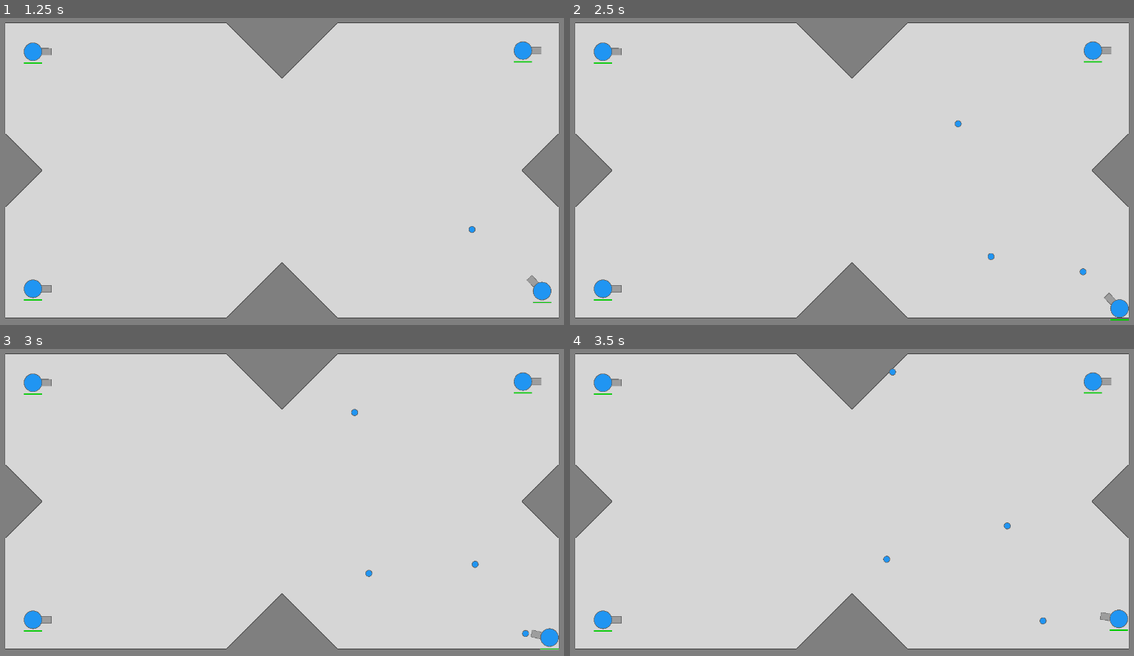
Above: before the commit, frames 1-4 (two rows, left to right).
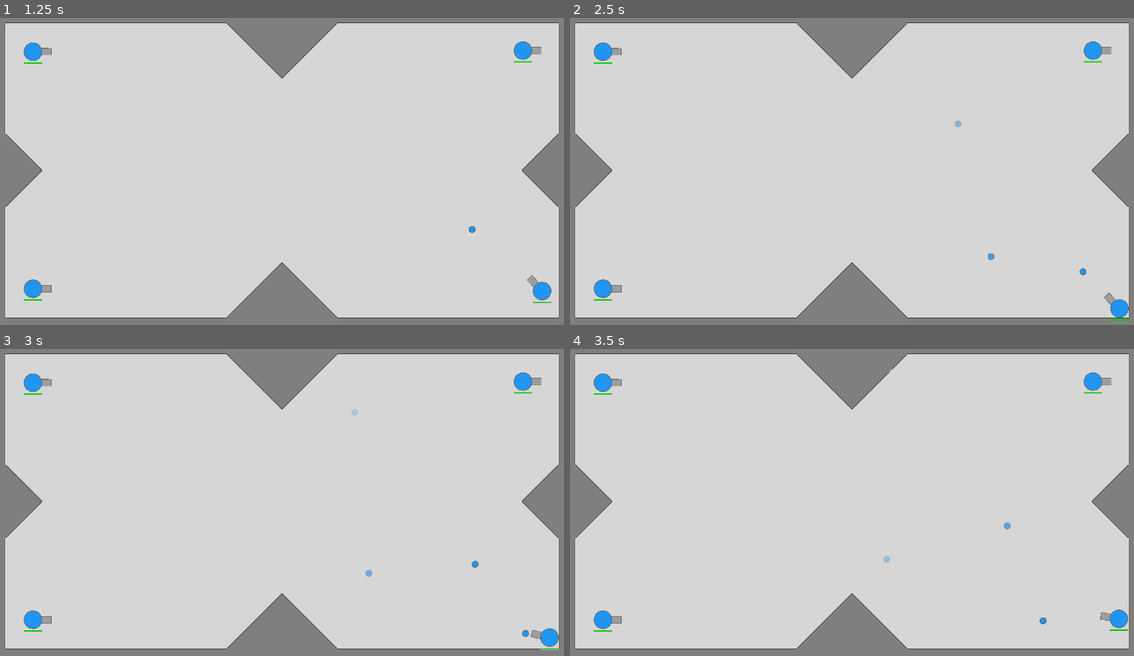
Above: after the commit, the same moments.

Repository: marianopolis-ai/Automatank
Game: Godot game, scene res://TestWorld.tscn
Same seed, same stepped clock (60 frames per second), same inputs: the game is played once before the commit and once after it. The project has no main scene, so this scene is started directly.
Inputs (mouse positions are in pixels of both pictures, inside the frame that each line leads up to):
- Up to frame 1 (1.25 s): tap Enter at 0.5 s; move the mouse to (411, 153) at 0.52 s; hold D (right) from 0.53 s (still down); click (411, 153) at 0.6 s
- Up to frame 2 (2.5 s): move the mouse to (733, 186) at 1.27 s; release D (right) at 1.28 s; hold S (down) 1.28-2.03 s; click (733, 186) at 1.35 s; move the mouse to (908, 97) at 2.02 s; hold D (right) from 2.03 s (still down); click (908, 97) at 2.1 s
- Up to frame 3 (3 s): move the mouse to (253, 566) at 2.77 s; release D (right) at 2.78 s; hold W (up) from 2.78 s (still down); click (253, 566) at 2.85 s
- Up to frame 4 (3.5 s): keep holding W (up)

Frame 1 is identical in both runs. In frame 2, less than 0.1% of the frame differs, in the area x 68-76%, y 33-79%; in frame 3, less than 0.1%; in frame 4, less than 0.1%, in the area x 55-79%, y 6-70%.

Commit message:
Bullets now slowly drain health.

Diff:
--- a/scripts/Bullet.gd
+++ b/scripts/Bullet.gd
@@ -2,6 +2,11 @@
 
 # Global constant: bullet size
 var bullet_radius: float = 24.0
+
+# The amount of health that a bullet loses per second by itself.
+# Ensures that bullets don't live for too long over too much of a distance, to
+# encourage bullet-related upgrades.
+var health_loss: float = 10
 
 # Called when the node enters the scene tree for the first time.
 func _ready():
@@ -13,6 +18,10 @@
 	set_radius(bullet_radius)
 
 
+func _process(delta):
+	health -= health_loss * delta
+
+
 # When another body enters.
 func _on_bullet_body_entered(body):
 	# Make the bullet lose health rapidly when it encounters a wall
